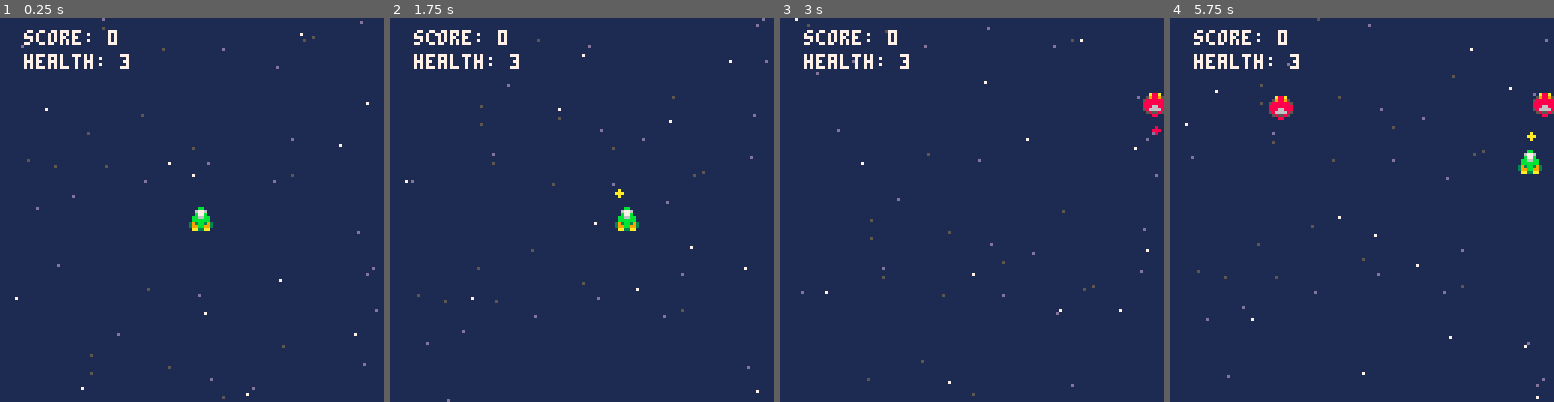
Above: before the commit, frames 1-4 (left to right).
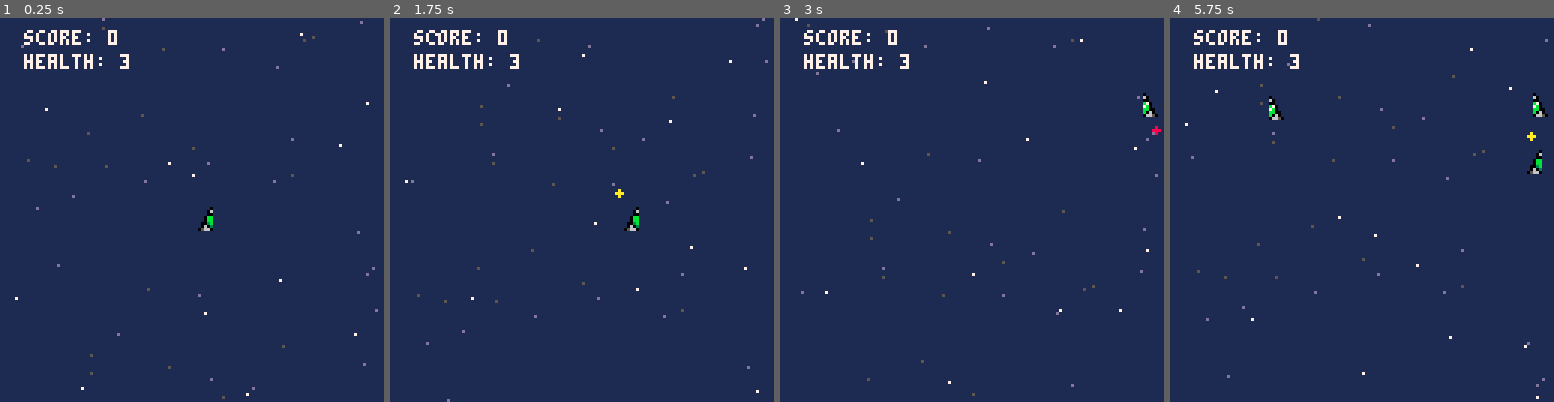
Above: after the commit, the same moments.

Repository: djc5627/pico8-first-game
Game: PICO-8 cartridge first_game.p8
Same seed, same stepped clock (60 frames per second), same inputs: the game is played once before the commit and once after it.
Inputs:
- Up to frame 1 (0.25 s): no input
- Up to frame 2 (1.75 s): tap X (X key) at 0.33, 1.07 s; tap O (Z key) at 0.7, 1.7 s; hold Right from 1.6 s (still down)
- Up to frame 3 (3 s): tap X (X key) at 1.85, 2.97 s; release Right at 2.1 s; tap O (Z key) at 2.1, 2.5, 2.9 s; hold Up 2.15-2.42 s; hold Right from 2.47 s (still down)
- Up to frame 4 (5.75 s): release Right at 3.03 s; hold Left 3.08-3.58 s; tap O (Z key) every 0.4 s from 3.3 to 5.7 s; hold Down 3.63-3.97 s; hold Right 4.02-4.68 s; tap X (X key) at 4.08, 5.2 s; hold Up 4.73-5.03 s; hold Left 5.08-5.68 s; hold Down from 5.73 s (still down)

The runs differ from the first frame. In frame 1, 0.3% of the frame differs, in the area x 49-56%, y 49-56%; in frame 2, 0.3%; in frame 3, 0.3%; in frame 4, 1.0%, in the area x 25-100%, y 19-41%.

Commit message:
Import aseprite sprites to game. Make dark blue the transparent color for rendering sprites.

Diff:
--- a/src/main.lua
+++ b/src/main.lua
@@ -58,11 +58,22 @@
         return
     end
 
+    ----- Draw background
     rectfill(0, 0, 127, 127, 1)
+
+    ----- Draw Sprites
+    -- Set blue as transparent
+    palt(0, false)
+    palt(1, true)
+
     _draw_stars()
     _draw_player()
     _draw_enemy_spawner()
     _draw_bullets()
+
+    -- Set black as transparent
+    palt(0, true)
+    palt(1, false)
 
     print("score: "..score, 8, 4, 7)
 
Not shown, changed: 248 lines of the sprite sheet (__gfx__) section of first_game.p8
